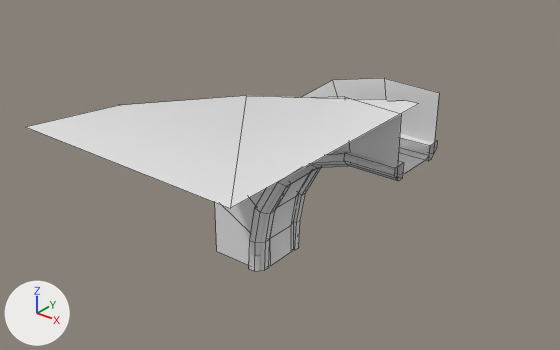
One commit to the FBX model SD_Fbx/SD_CeilingCornerOutL_1.fbx: the scene before it, then after it.
The view is the same before and after, from a 50 mm lens placed at (1.88, -1.98, 1.59), pointed at (0.11, 0.22, 0.22). The lights are fixed; the arrows at lower left show +X, +Y and +Z. Mesh edges are drawn as thin lines.

The first picture shows 'SD_CeilingCornerOutL_1'.
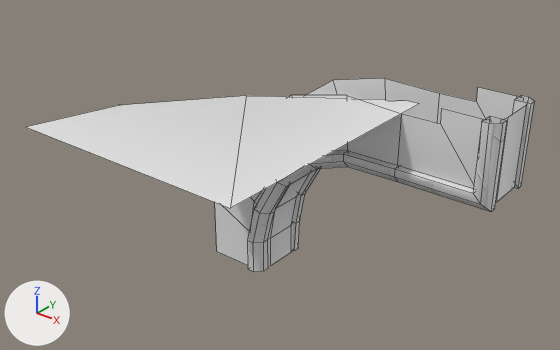
The change in detail:
me_sd_ceilingroundin_008 is used by ob_sd_ceilingcorneroutl_1; location (0.0, 0.0, 0.0); rotation (-3.142, 0.0, 1.571), in degrees (-180, 0, 90); scale (-1.0, -1.0, -1.0).
me_sd_ceilingroundin_008 had 147 vertices, 102 faces and spanned x -0.806..0.5, y -0.5..0.539, z -0.501..0.508.
me_sd_ceilingroundin_008 now has 201 vertices, 148 faces and spans x -0.799..0.5, y -0.903..0.539, z -0.5..0.562.
me_sd_ceilingroundin_008 part 1: the loose piece of 35 vertices spanning x -0.806..-0.738, y -0.5..0.274, z -0.501..0.277 is rebuilt with 45 vertices and now spans x -0.799..-0.73, y -0.903..0.273, z -0.5..0.562.
me_sd_ceilingroundin_008 part 2: the loose piece of 35 vertices spanning x -0.526..-0.458, y -0.5..0.274, z -0.5..0.277 is rebuilt with 45 vertices and now spans x -0.519..-0.452, y -0.903..0.273, z -0.5..0.562.
me_sd_ceilingroundin_008 part 3: the loose piece of 28 vertices spanning x -0.745..-0.513, y -0.5..0.219, z -0.5..0.229 is rebuilt with 36 vertices and now spans x -0.745..-0.511, y -0.894..0.217, z -0.5..0.561.
me_sd_ceilingroundin_008 part 4: the loose piece of 14 vertices spanning x -0.779, y -0.5..0.509, z -0.498..0.508 is rebuilt with 27 vertices and now spans x -0.778..-0.768, y -0.866..0.508, z -0.5..0.561.
me_sd_ceilingroundin_008 part 5: the loose piece of 14 vertices spanning x -0.479, y -0.5..0.509, z -0.498..0.508 is rebuilt with 27 vertices and now spans x -0.488..-0.478, y -0.869..0.508, z -0.5..0.561.

Pixel boxes [x1, y1, x2, y2] of what changed, in the pictures (560 x 350 px):
'SD_CeilingCornerOutL_1', reshaped (23% wider)
    before: [27, 78, 439, 271]
    after: [27, 78, 535, 272]
part 1 of me_sd_ceilingroundin_008, rebuilt (68% wider, 34% taller)
    before: [293, 134, 437, 250]
    after: [293, 95, 535, 251]
part 2 of me_sd_ceilingroundin_008, rebuilt (68% wider, 31% taller)
    before: [249, 152, 403, 271]
    after: [248, 116, 507, 272]
part 3 of me_sd_ceilingroundin_008, rebuilt (62% wider, 38% taller)
    before: [269, 149, 428, 266]
    after: [268, 105, 527, 267]
part 4 of me_sd_ceilingroundin_008, rebuilt
    before: [303, 78, 439, 154]
    after: [307, 78, 524, 124]
part 5 of me_sd_ceilingroundin_008, rebuilt (48% wider)
    before: [215, 97, 401, 265]
    after: [215, 95, 491, 265]
